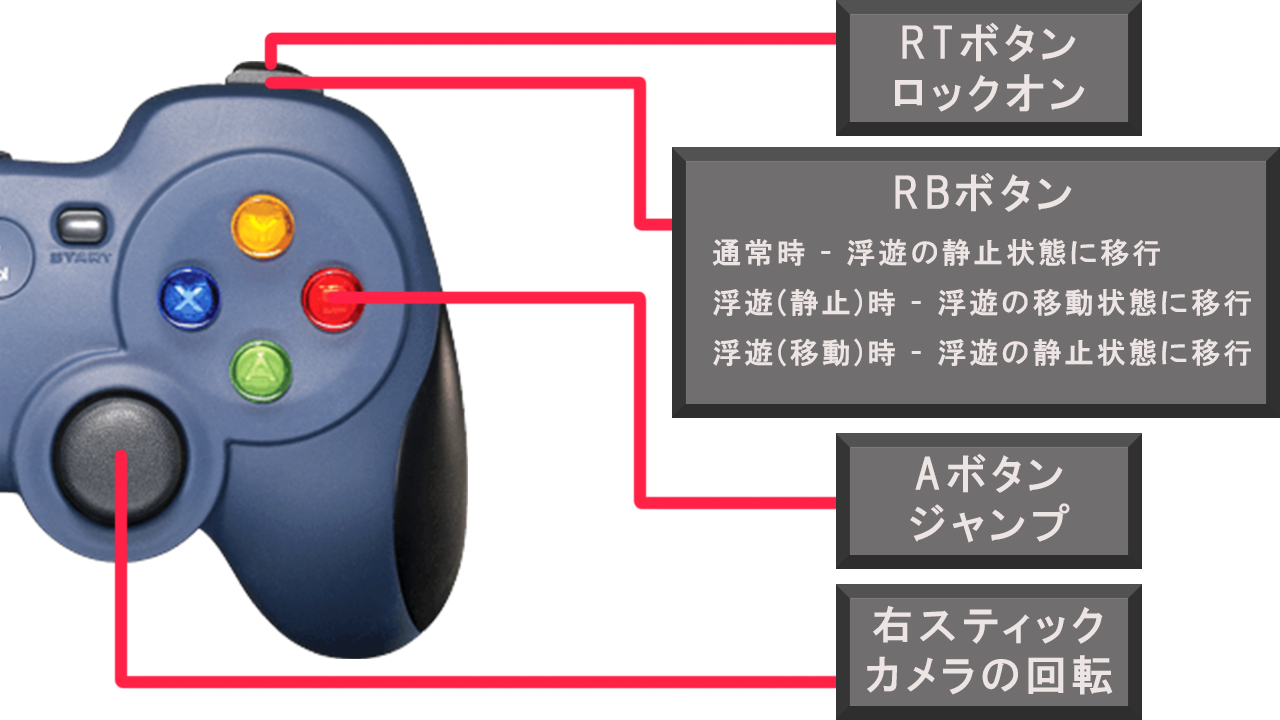
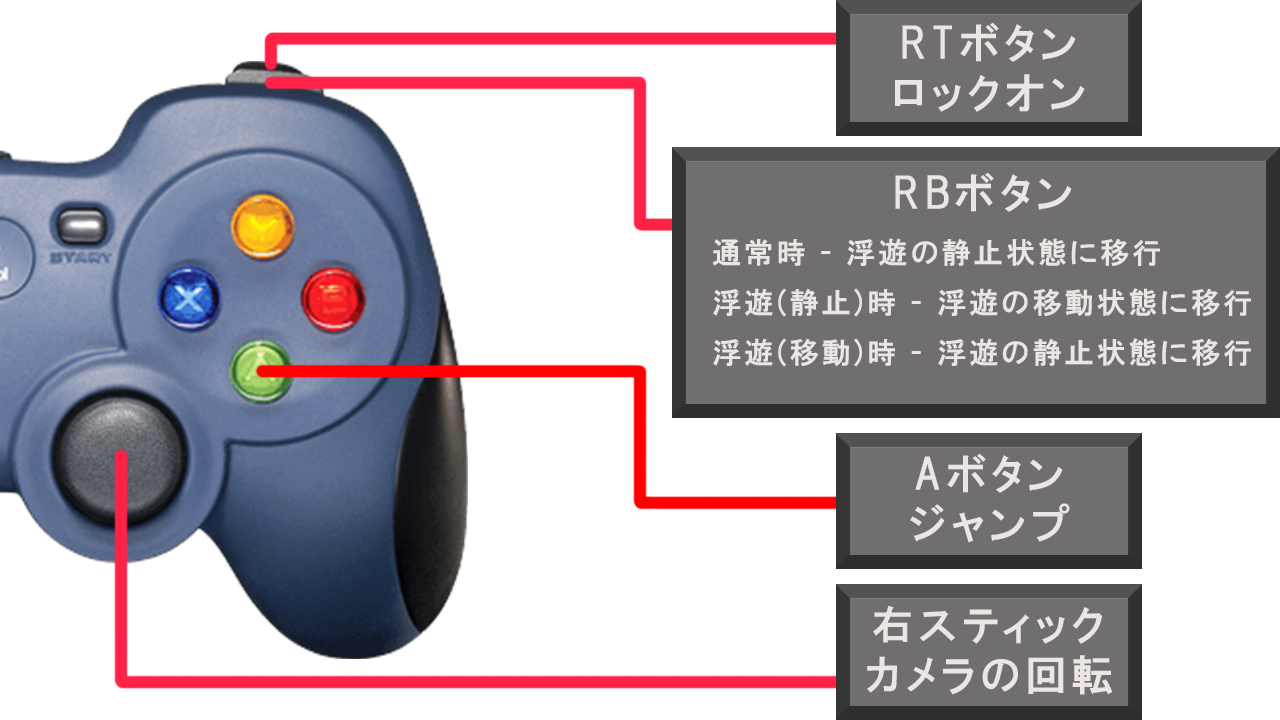
The second w=1280, h=720 image is a revision of the first. Changes to its layers:
painted on "レイヤー 1" over [255, 290, 836, 510]
